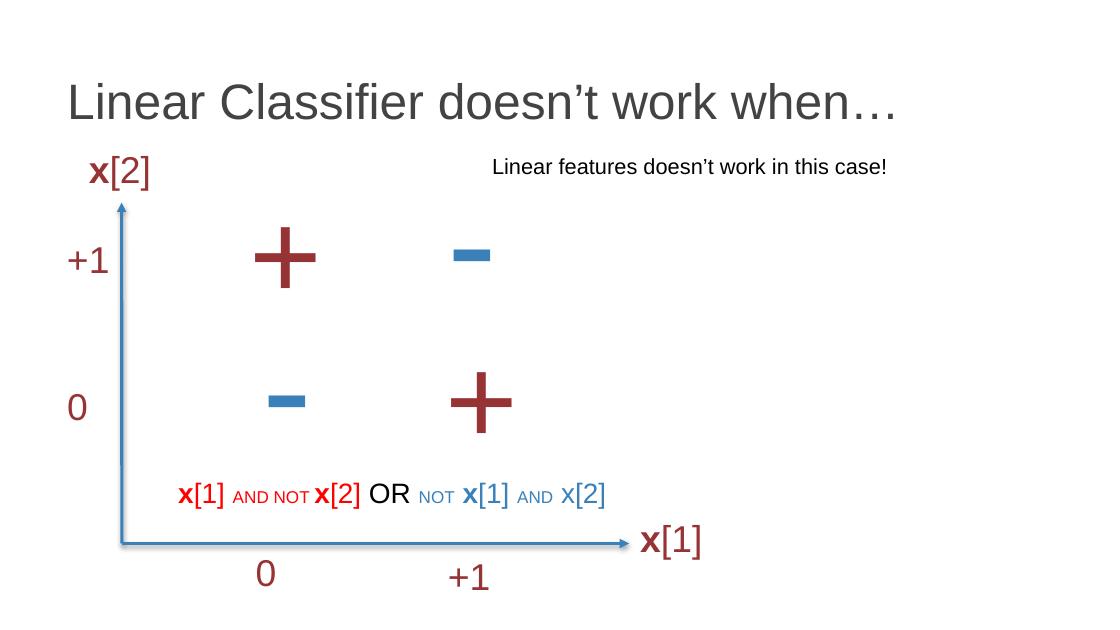
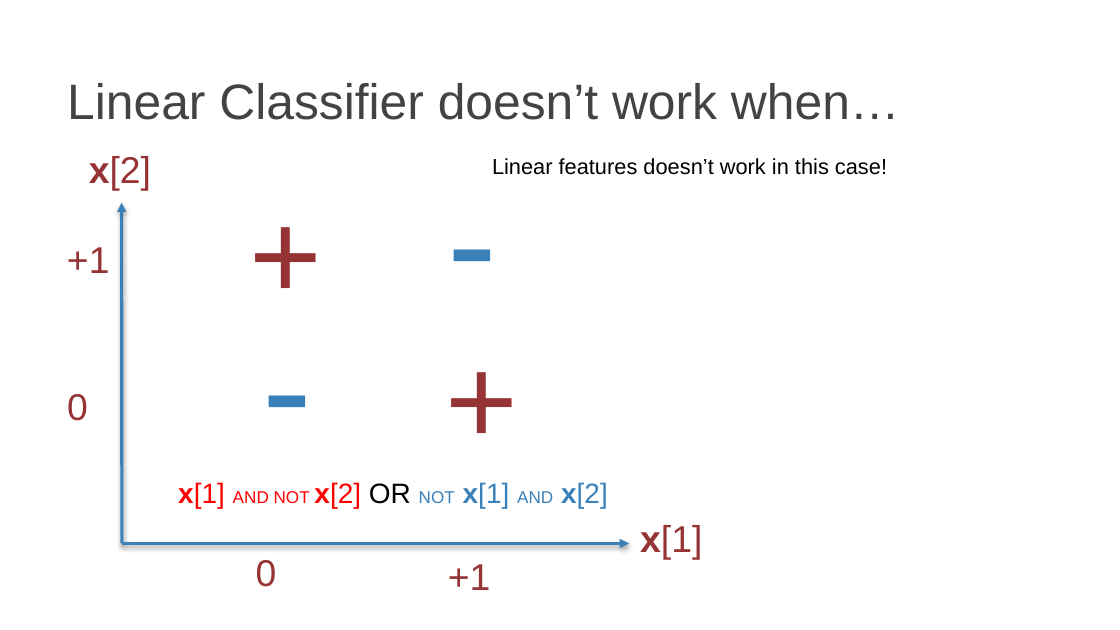
Before and after one commit to Errrneist/Multi-Layer_Perception, a slide deck: slide 2 of Chapter 2/Chapter2-L3-Activation_Function.pptx. Drawn at 1120x630 pixels with LibreOffice and Linux fonts; fonts in the diff are those of the drawing; background and template pictures are left out. Boxes give left, top, right and bottom in pixels: in the first picture for what was removed or moved away, otherwise in the second. Text is boxed around its words. In the diff, an @@ line names an element or a change of style, - is before the commit and + after.

```diff
--- a/Chapter 2/Chapter2-L3-Activation_Function.pptx
+++ b/Chapter 2/Chapter2-L3-Activation_Function.pptx
@@ text "x[1] AND NOT x[2] OR ..." at [178, 482, 608, 508]: bold on in "x[2]" @@
```
Also in this commit, not shown: 4 other slides changed, 28 slides removed, 3 other files.
